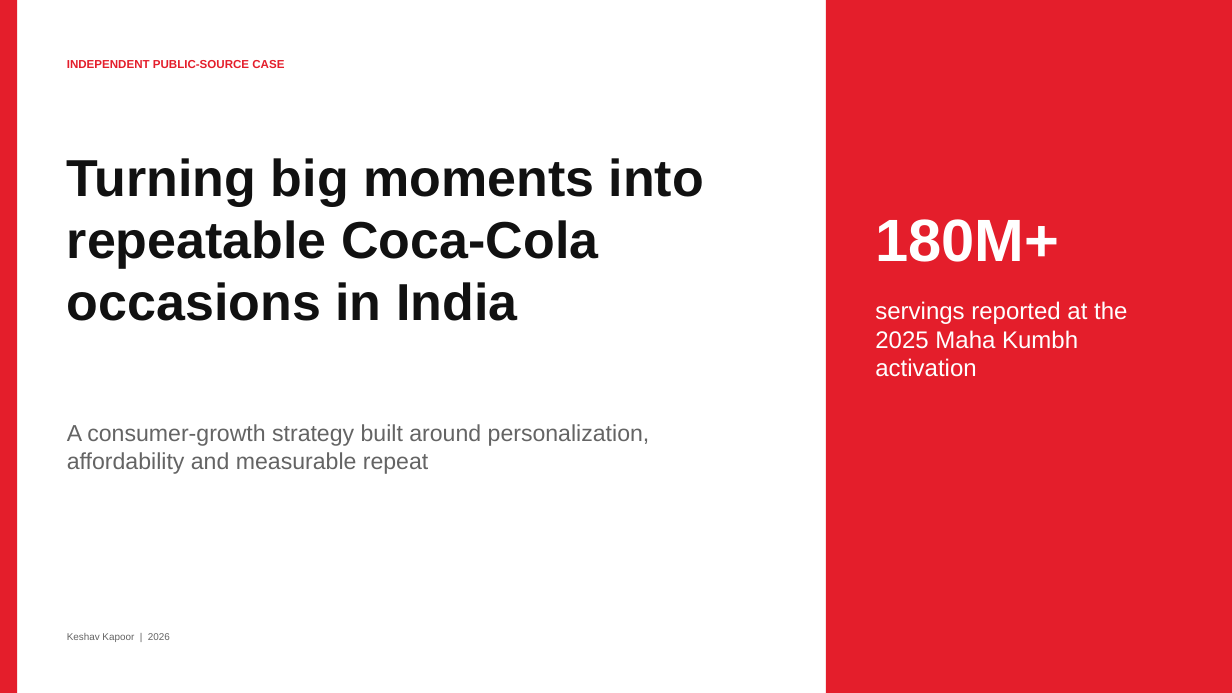
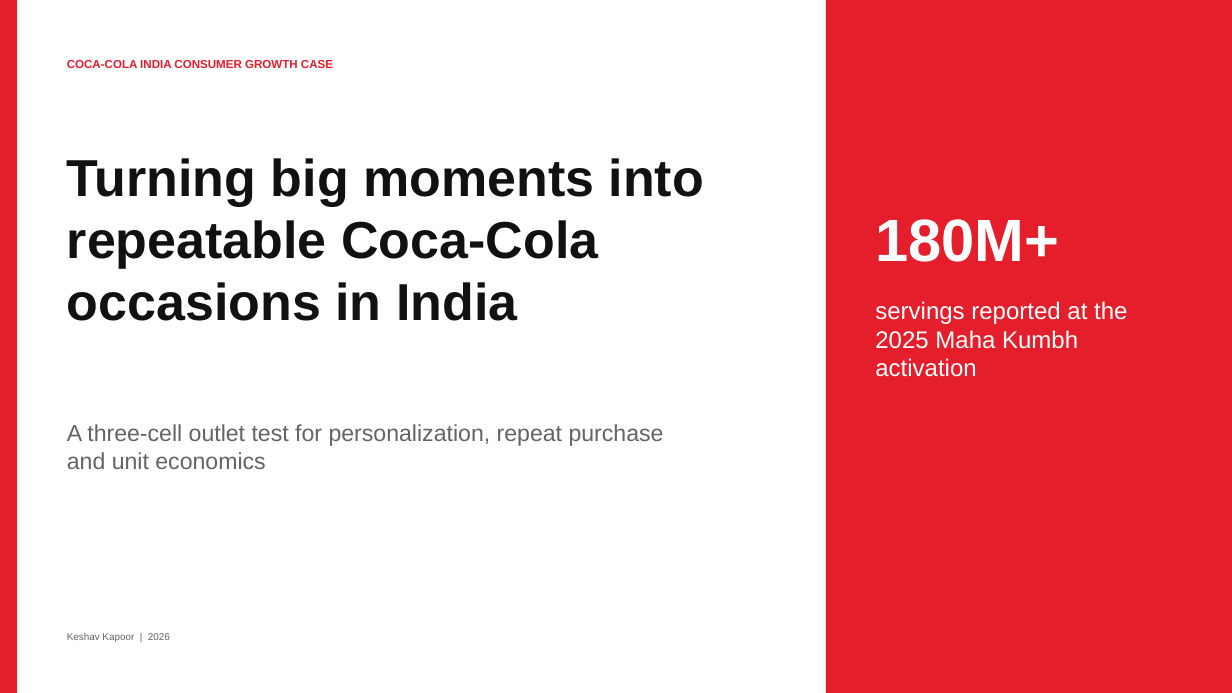
Before and after one commit to Kayofficial101/coca-cola-india-consumer-growth-case, a slide deck: slide 1 of deck/coca-cola-india-occasion-to-habit-case.pptx. Drawn at 1232x693 pixels with LibreOffice and Linux fonts; fonts in the diff are those of the drawing. Boxes give left, top, right and bottom in pixels: in the first picture for what was removed or moved away, otherwise in the second. Text is boxed around its words. In the diff, an @@ line names an element or a change of style, - is before the commit and + after.

```diff
--- a/deck/coca-cola-india-occasion-to-habit-case.pptx
+++ b/deck/coca-cola-india-occasion-to-habit-case.pptx
@@ text at [67, 60, 333, 68]: text changed @@
-INDEPENDENT PUBLIC-SOURCE CASE
+COCA-COLA INDIA CONSUMER GROWTH CASE
@@ text at [67, 424, 664, 469]: text changed @@
-A consumer-growth strategy built around personalization, affordability and measurable repeat
+A three-cell outlet test for personalization, repeat purchase and unit economics
```
Also in this commit, not shown: 9 other slides changed, 4 other files.
